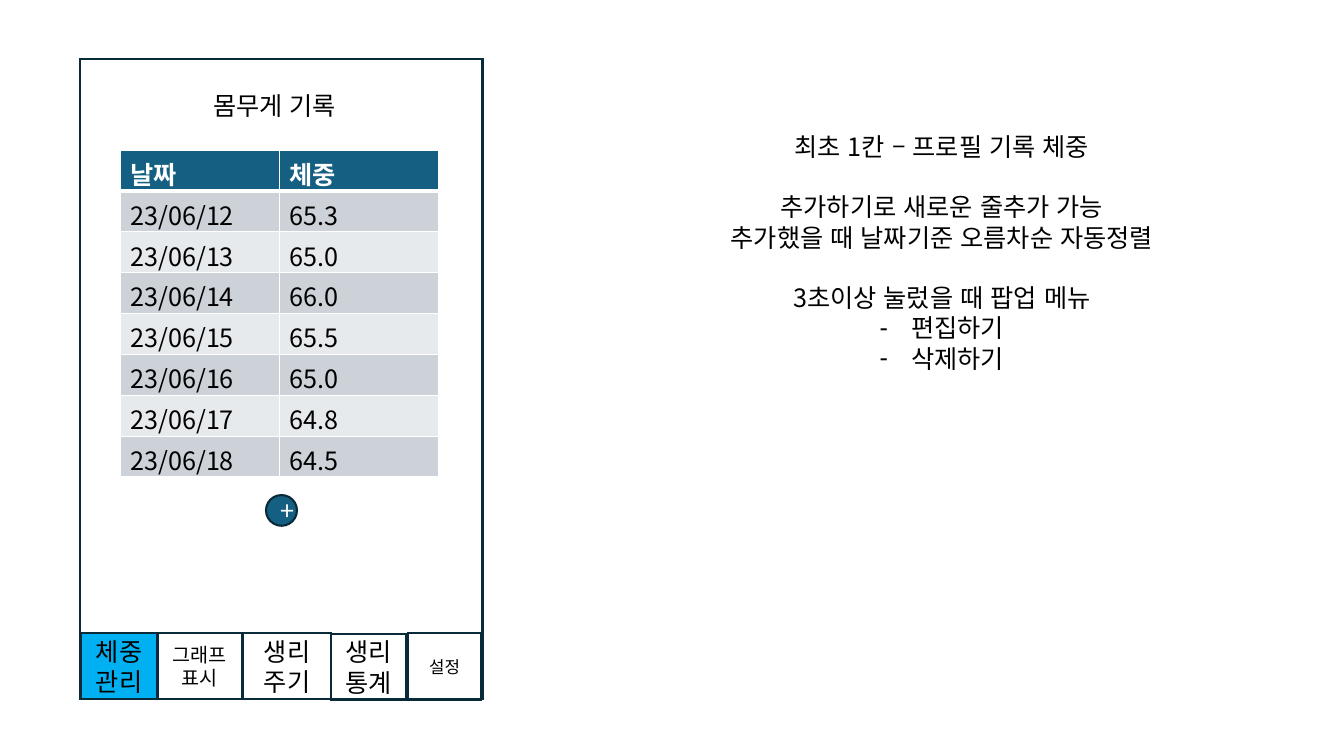
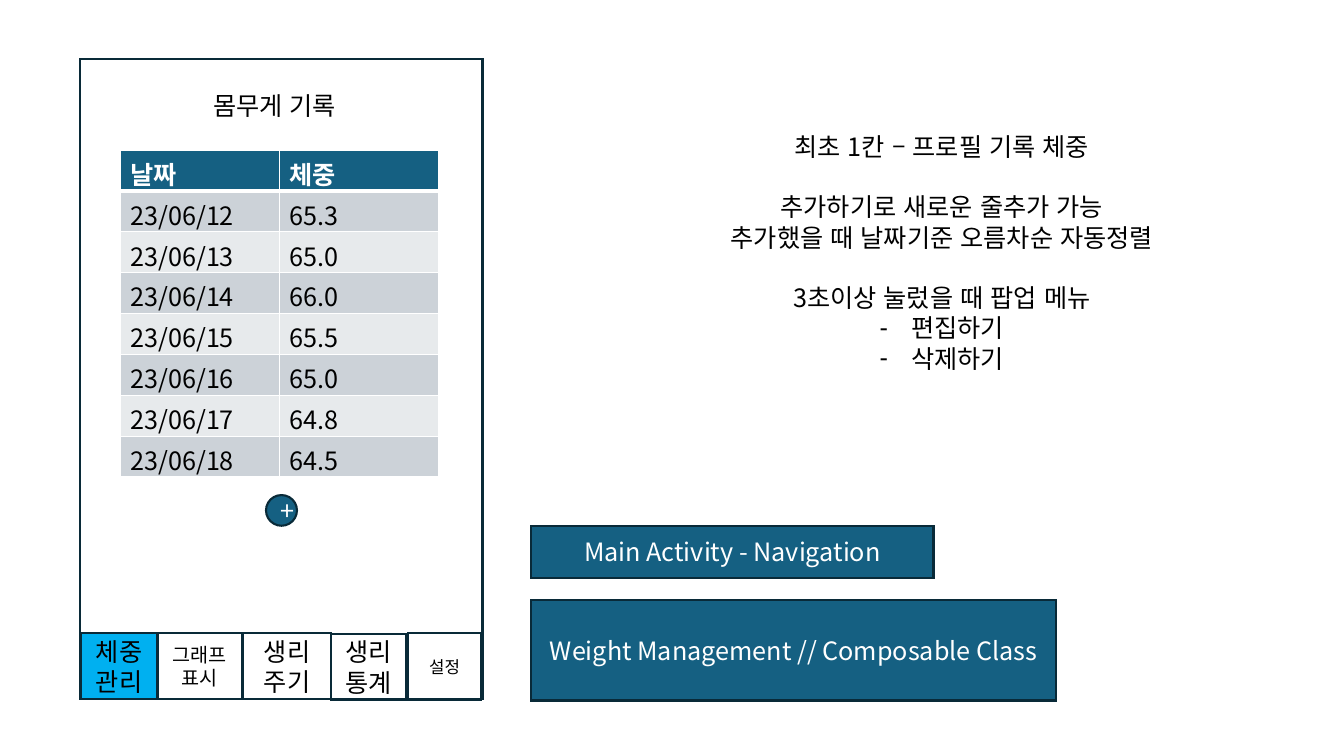
Before and after one commit to warmice8226/FemaleDataManagement, a slide deck: slide 2 of notion/UI 구상 및 기능 구현.pptx. Drawn at 1344x756 pixels with LibreOffice and Linux fonts; fonts in the diff are those of the drawing. Boxes give left, top, right and bottom in pixels: in the first picture for what was removed or moved away, otherwise in the second. Text is boxed around its words. In the diff, an @@ line names an element or a change of style, - is before the commit and + after.

```diff
--- a/notion/UI 구상 및 기능 구현.pptx
+++ b/notion/UI 구상 및 기능 구현.pptx
@@ rectangle added at (531,526,934,579), fill #156082, outline #092A39 1.5 pt, 18 pt, text #FFFFFF @@
+Main Activity - Navigation
@@ rectangle added at (531,600,1057,701), fill #156082, outline #092A39 1.5 pt, 18 pt, text #FFFFFF @@
+Weight Management // Composable Class
```
Also in this commit, not shown: 5 other slides changed, 3 slides added.
